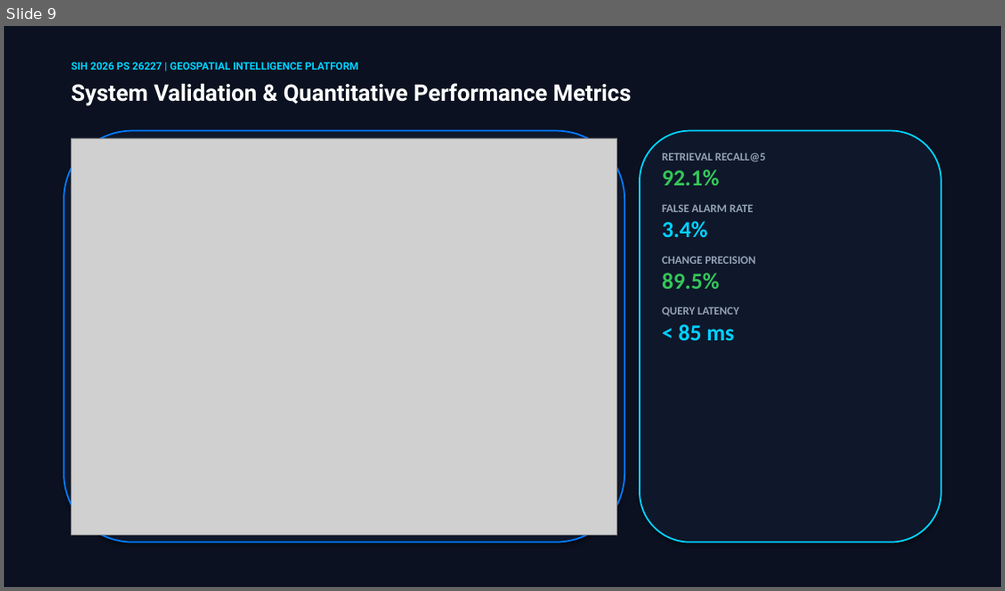
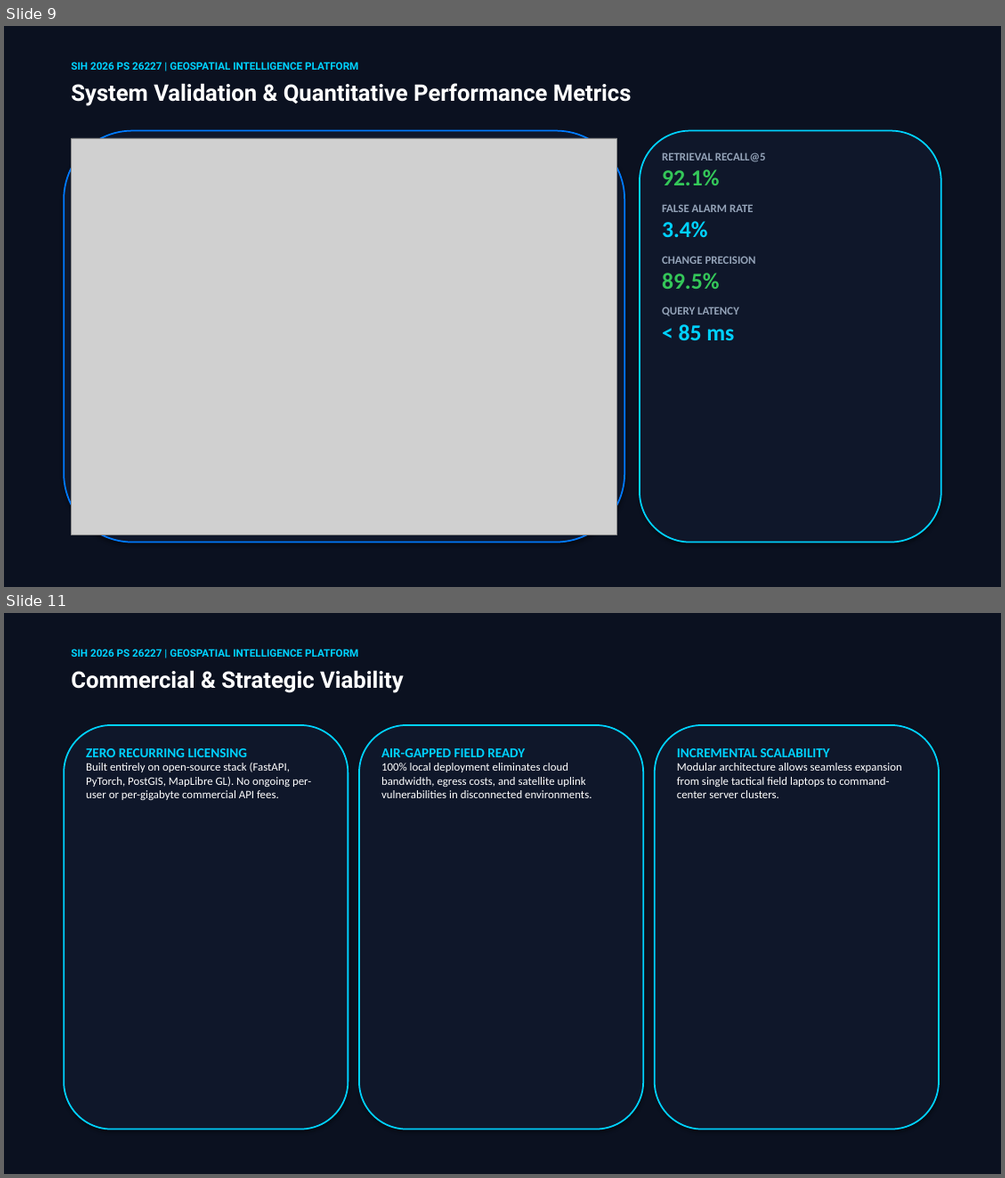
Before and after one commit to narcissus8302-wq/vidra, a slide deck: SIH_PPT/SIH_26227_Geospatial_Intelligence_Platform.pptx. Shown one above the other, each under a label of ours: slide 9 before the commit, slides 9 and 11 after it; the slides between them are not shown. The pictures are 1005x591 and 1005x1178 pixels, drawn with LibreOffice and Linux fonts; fonts in the diff are those of the drawing; grey boxes stand for pictures. Boxes give left, top, right and bottom in pixels: in the first picture for what was removed or moved away, otherwise in the second. Text is boxed around its words. In the diff, an @@ line names an element or a change of style, - is before the commit and + after.

Commit message:
Add Feasibility, Viability, Impact, and System Benefits slides to SIH 26227 deck
- Expand PowerPoint generator script to 21 slides including technical/operational feasibility, commercial viability, and impact metrics
- Regenerate SIH_26227_Geospatial_Intelligence_Platform.pptx with updated dark navy and vivid azure styling

```diff
--- a/SIH_PPT/SIH_26227_Geospatial_Intelligence_Platform.pptx
+++ b/SIH_PPT/SIH_26227_Geospatial_Intelligence_Platform.pptx
@@ slide 11 added at <box>4,613,1001,1174</box>, background #0B1120 @@
@@ text added at <box>71,649,358,657</box>, 10 pt, text #00D2FF, bold @@
+SIH 2026 PS 26227 | GEOSPATIAL INTELLIGENCE PLATFORM
@@ text added at <box>71,670,404,693</box>, 22 pt, text #FFFFFF, bold @@
+Commercial & Strategic Viability
@@ rounded rectangle added at <box>64,725,348,1129</box>, fill #0F172A, outline #00D2FF 1.5 pt @@
@@ rounded rectangle added at <box>359,725,643,1129</box>, fill #0F172A, outline #00D2FF 1.5 pt @@
@@ rounded rectangle added at <box>655,725,938,1129</box>, fill #0F172A, outline #00D2FF 1.5 pt @@
@@ text added at <box>86,748,311,800</box>, 11 pt, text #FFFFFF @@
+ZERO RECURRING LICENSING
+Built entirely on open-source stack (FastAPI, PyTorch, PostGIS, MapLibre GL). No ongoing per-user or per-gigabyte commercial API fees.
@@ text added at <box>381,748,591,798</box>, 11 pt, text #FFFFFF @@
+AIR-GAPPED FIELD READY
+100% local deployment eliminates cloud bandwidth, egress costs, and satellite uplink vulnerabilities in disconnected environments.
@@ text added at <box>677,748,902,798</box>, 11 pt, text #FFFFFF @@
+INCREMENTAL SCALABILITY
+Modular architecture allows seamless expansion from single tactical field laptops to command-center server clusters.
```
Also in this commit, not shown: 1 slide changed, 2 other slides added, 1 other file.
